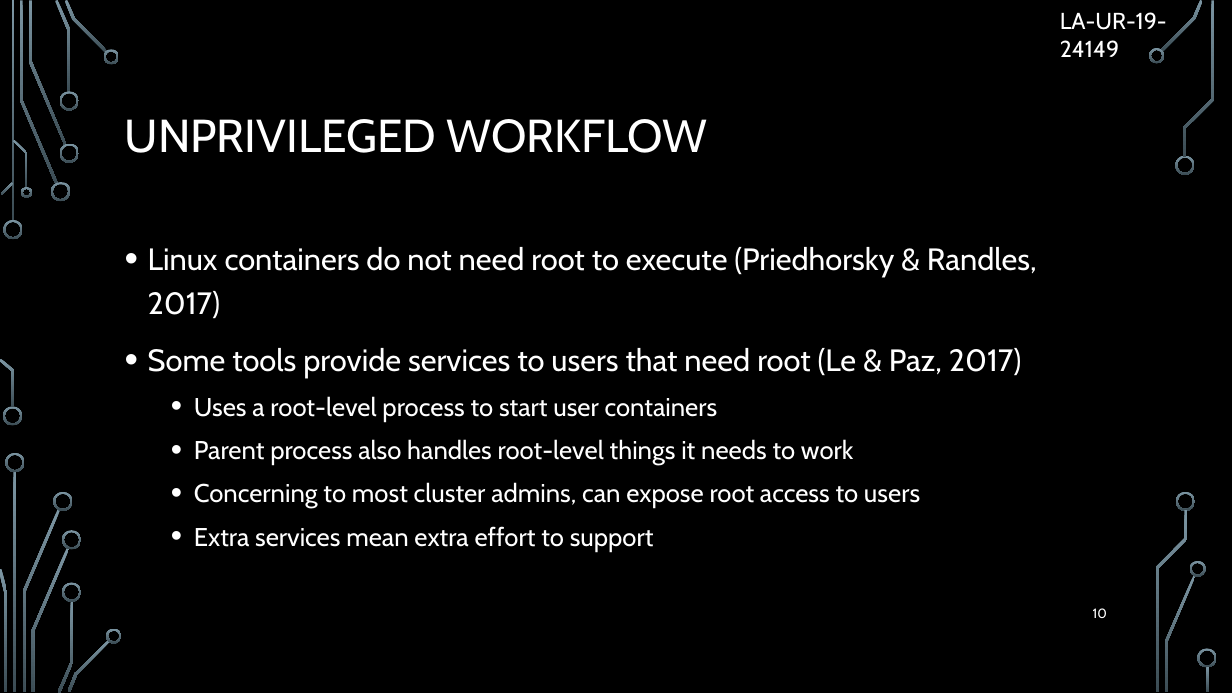
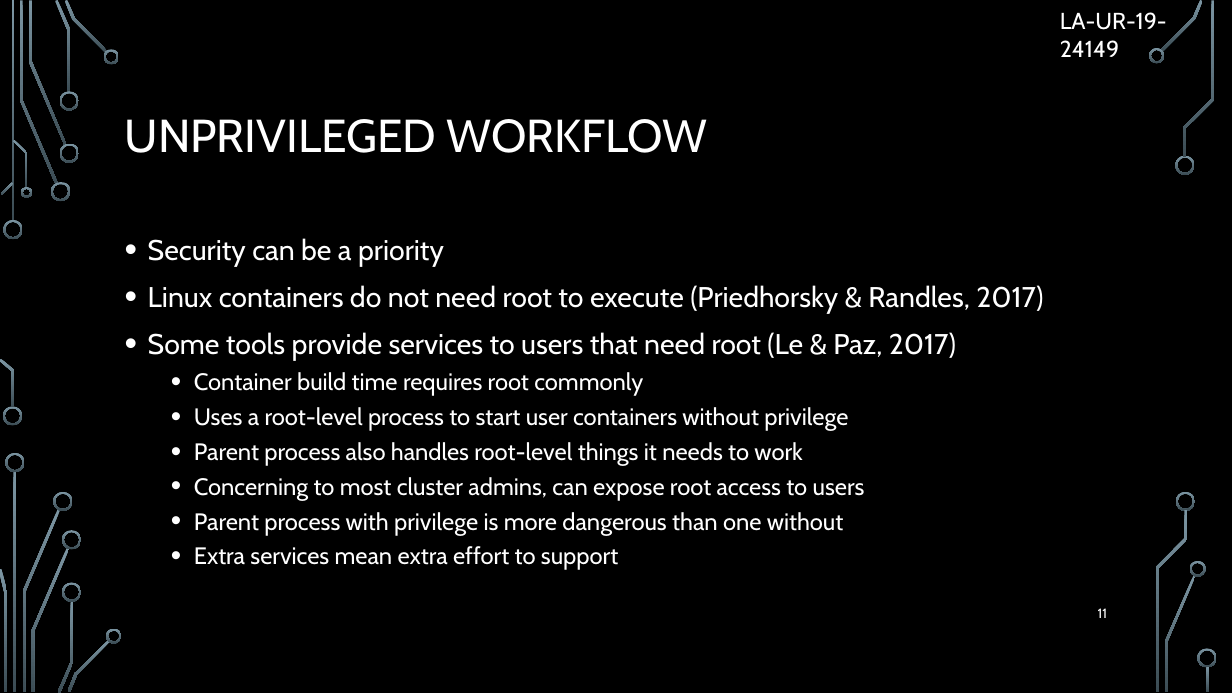
Before and after one commit to Brofessional/thesis-v2, a slide deck: slide 11 of presentation.pptx (slide 10 before the commit). Drawn at 1232x693 pixels with LibreOffice and Linux fonts; fonts in the diff are those of the drawing; background and template pictures are left out. Boxes give left, top, right and bottom in pixels: in the first picture for what was removed or moved away, otherwise in the second. Text is boxed around its words. In the diff, an @@ line names an element or a change of style, - is before the commit and + after.

```diff
--- a/presentation.pptx
+++ b/presentation.pptx
@@ text at bbox=[148, 238, 444, 267]: paragraph added @@
+• Security can be a priority
@@ text at bbox=[148, 285, 1043, 570]: size 24 to 22.2 pt in "Linux containers do not need root to ...", "Some tools provide services to users that ..."; size 20 to 18.5 pt in "Parent process also handles root-level things it ...", "Concerning to most cluster admins, can expose ...", "Extra services mean extra effort to support"; line spacing 1.2 to 1 @@
@@ text at bbox=[194, 372, 848, 431]: text changed; size 20 to 18.5 pt @@
-  • Uses a root-level process to start user containers
+  • Container build time requires root commonly
+  • Uses a root-level process to start user containers without privilege
@@ text at bbox=[194, 512, 844, 536]: paragraph added @@
+  • Parent process with privilege is more dangerous than one without
@@ page number at bbox=[1098, 608, 1108, 618]: text changed @@
-10
+11
```
Also in this commit, not shown: 11 other slides changed, 3 slides added, 1 other file.
